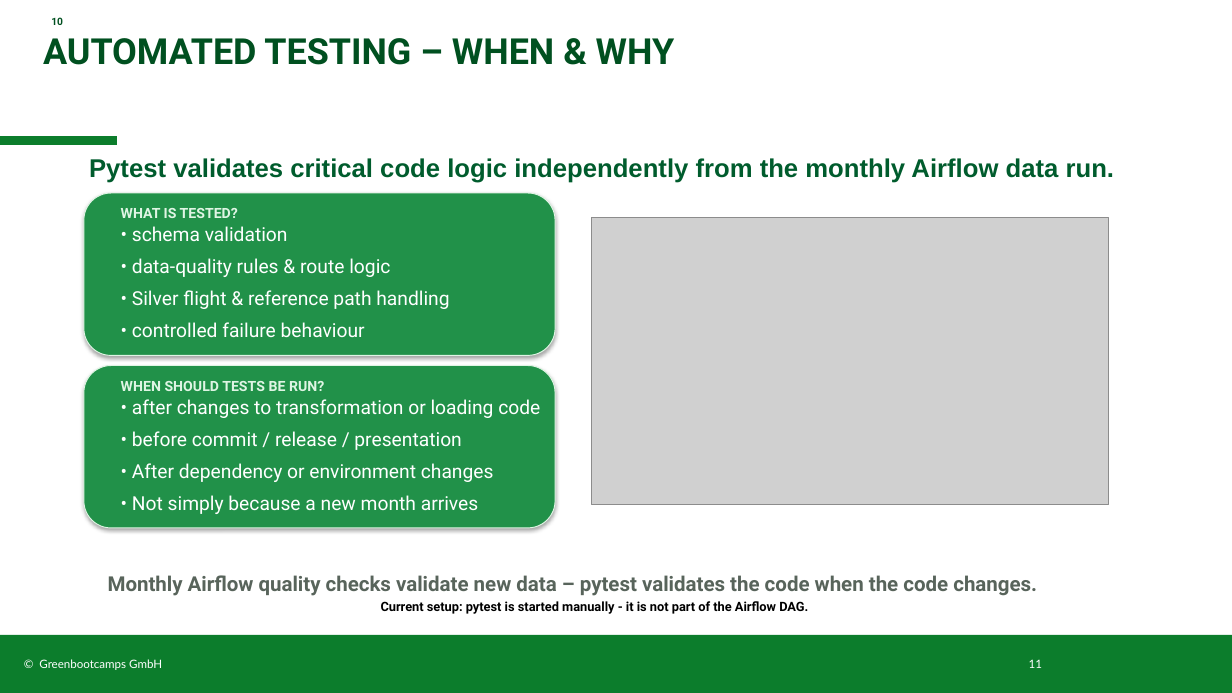
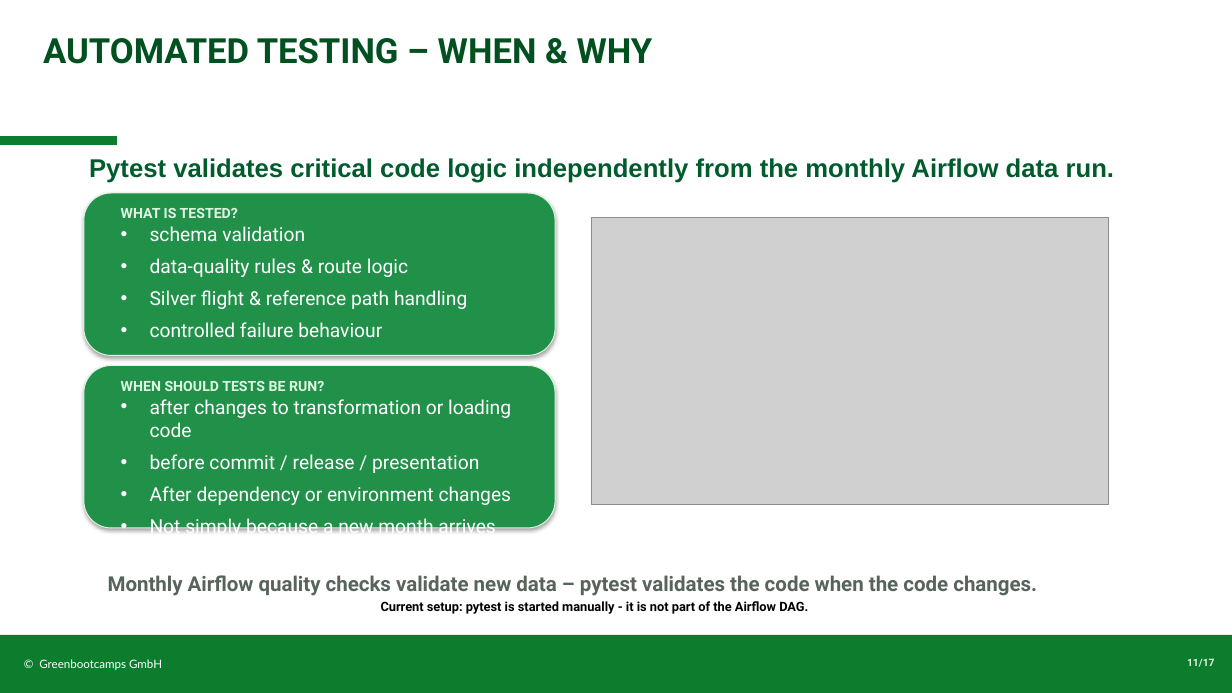
Before and after one commit to Peter-SQL/airline-operations-pipeline, a slide deck: slide 11 of docs/Airline_Reliability_PB.pptx. Drawn at 1232x693 pixels with LibreOffice and Linux fonts; fonts in the diff are those of the drawing; grey boxes stand for pictures; background and template pictures are left out. Boxes give left, top, right and bottom in pixels: in the first picture for what was removed or moved away, otherwise in the second. Text is boxed around its words. In the diff, an @@ line names an element or a change of style, - is before the commit and + after.

```diff
--- a/docs/Airline_Reliability_PB.pptx
+++ b/docs/Airline_Reliability_PB.pptx
@@ title "AUTOMATED TESTING – WHEN & ..." at <box>43,38,653,64</box>: size 28 to 27 pt @@
@@ text removed at <box>51,17,63,25</box> @@
-10
@@ text at <box>150,226,467,337</box>: text changed @@
-• schema validation
-• data-quality rules & route logic
-• Silver flight & reference path handling
-• controlled failure behaviour
+• schema validation
+• data-quality rules & route logic
+• Silver flight & reference path handling
+• controlled failure behaviour
@@ text at <box>150,399,512,538</box>: text changed @@
-• after changes to transformation or loading code
-• before commit / release / presentation
-• After dependency or environment changes
-• Not simply because a new month arrives
+• after changes to transformation or loading code
+• before commit / release / presentation
+• After dependency or environment changes
+• Not simply because a new month arrives
@@ text at <box>39,659,162,670</box>: text changed @@
-© Greenbootcamps GmbH 11
+© Greenbootcamps GmbH
@@ page number added at <box>1187,658,1214,667</box>, 8 pt, text #DFF5E4, bold @@
+11/17
```
Also in this commit, not shown: 11 other slides changed, 5 slides added, 1 slide removed, 3 other files.
